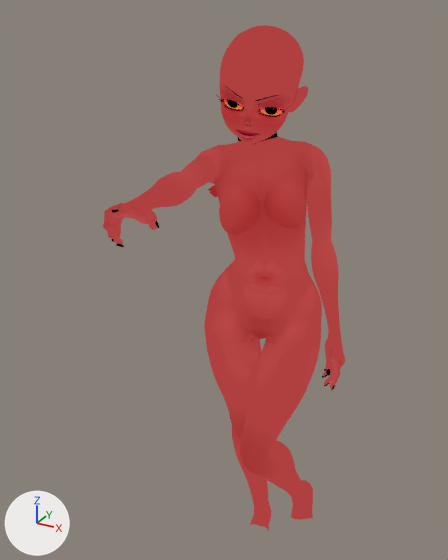
The glTF model manga-girl-1/manga-girl-1.gltf as it was, and as the next commit left it.
Before and after are seen from a camera (50 mm lens) standing at (0.618, -1.371, 1.634) and looking at (-0.069, -0.122, 1.009). Lighting does not change. The marker at lower left points along +X, +Y and +Z. Where no turn or scale is listed for an object, it has been applied to the vertices.
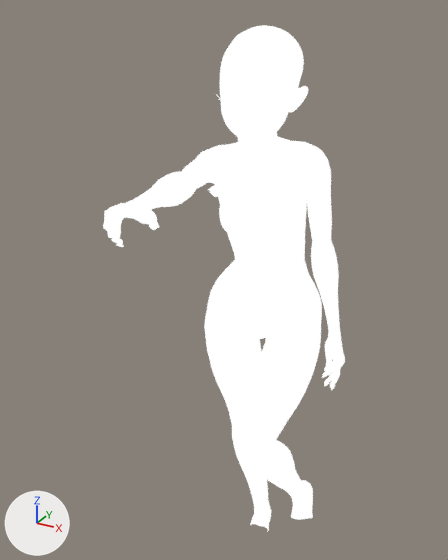
What differs and where, as boxes [x1, y1, x2, y2] in the pictures (448 x 560 px):
'Object_7', recoloured (red to white): [103, 25, 345, 532] in both

Edits to the bpy script that builds the scene:
```text
Add mat_demon_skin_001:
    mat_demon_skin_001 = bpy.data.materials.new('demon_skin.001')
    # nodes: BsdfTransparent, Emission, LightPath, MixShader, OutputMaterial
Change me_object_2_003:
    where me_object_2_003.from_pydata(...)  # 15181 vertices, 30015 faces; spans x -0.26..0.21, y -0.59..0.2, z 0.04..1.59
    remove me_object_2_003.materials.append(mat_demon_skin)
    add me_object_2_003.materials.append(mat_demon_skin_001)
```
